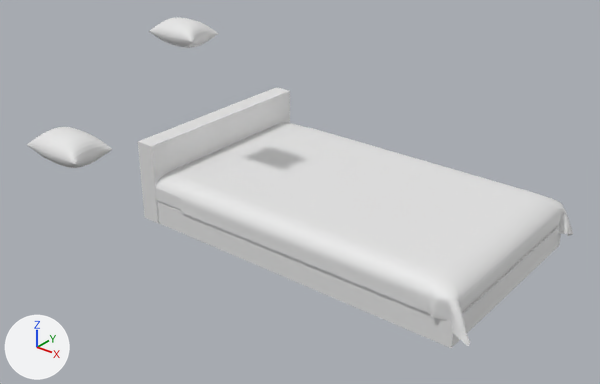
The Blender file game/bed and pillow.blend as it was, and as the next commit left it.
Both versions are drawn from a 50 mm camera at (13.59, -21.23, 13.58) aimed at (-0.84, -3.19, 2.39). The axes (+X, +Y, +Z) are drawn at lower left. The lights are the same throughout. The picture after the commit comes second.

The scene before the commit, as lines of its bpy script (objects in view):
```python
me_cube_004 = bpy.data.meshes.new('Cube.004')
me_cube_004.from_pydata(...)  # 16242 vertices, 16236 faces; spans x -1.04..1.01, y -1.01..1.01, z -3.62..5.52
me_plane_002 = bpy.data.meshes.new('Plane.002')
me_plane_002.from_pydata(...)  # 970 vertices, 968 faces; spans x -0.47..0.47, y -0.48..0.48, z -2.28..2.32
me_plane_003 = bpy.data.meshes.new('Plane.003')
me_plane_003.from_pydata(...)  # 10404 vertices, 10201 faces; spans x -0.49..0.48, y -0.44..0.46, z -1.63..-0.09
me_plane_003.polygons.foreach_set('use_smooth', [True] * 10201)
ob_cube = bpy.data.objects.new('Cube', me_cube_004)
ob_cube.location = (-1.27, 0.07, 0.66)
ob_cube.scale = (6.17, 3.74, 0.33)
ob_plane_001 = bpy.data.objects.new('Plane.001', me_plane_002)
ob_plane_001.location = (-6.27, -2.55, 6.35)
ob_plane_001.scale = (2.14, 1.36, 0.191)
ob_plane_002 = bpy.data.objects.new('Plane.002', me_plane_003)
ob_plane_002.location = (0.01, 0.03, 1.45)
ob_plane_002.scale = (11.6, 8.97, 1.0)
# also in view: 'Plane' at (-3.68, -9.29, 5.15)
```
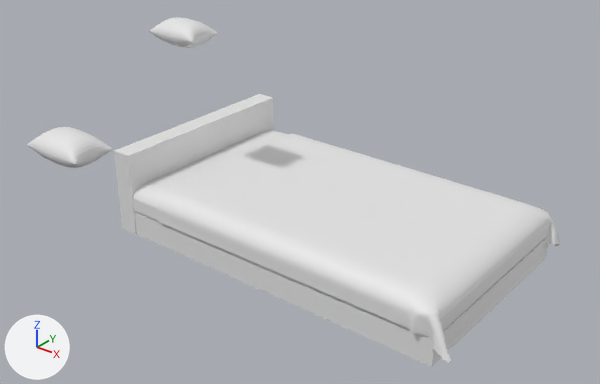
Commit message: updated bed

Pixel boxes [x1, y1, x2, y2] of what changed, in the pictures (600 x 384 px):
'Plane.002', moved
    before: [180, 128, 573, 346]
    after: [157, 134, 560, 363]
'Cube', reshaped, moved
    before: [138, 87, 561, 348]
    after: [133, 130, 549, 330]
'Cube.002', added
    after: [114, 94, 548, 367]
part 1 of me_cube_004, deleted
    before: [157, 202, 561, 348]

Diff of the bpy script that builds the scene:
```diff
--- a/game/bed and pillow.blend.py
+++ b/game/bed and pillow.blend.py
@@ me_cube_004 @@
 # used by ob_cube; location = (-1.27, 0.07, 0.66); scale = (6.17, 3.74, 0.33)
-me_cube_004.from_pydata(...)  # 16242 vertices, 16236 faces; spans x -1.04..1.01, y -1.01..1.01, z -3.62..5.52
+me_cube_004.from_pydata(...)  # 16226 vertices, 16224 faces; spans x -1.0..1.0, y -1.01..1.01, z -2.0..2.0
+# me_cube_004 part 1: the loose piece of 8 vertices spanning x -0.94..1.01, y -1.0..0.99, z -3.62..-1.01 is deleted
+# other edits to the shape of me_cube_004 do not show in these pictures
@@ me_cube_002 @@
+me_cube_002.from_pydata(...)  # a box spanning x -0.94..1.01, y -1.0..0.99, z -3.62..-1.01; a box spanning x -1.04..-0.92, y -1.01..1.0, z -3.57..5.52
@@ ob_cube @@
 ob_cube = bpy.data.objects.new('Cube', me_cube_004)
-ob_cube.location = (-1.27, 0.07, 0.66)
+ob_cube.location = (-1.21, -0.99, 0.66)
 ob_cube.scale = (6.17, 3.74, 0.33)
@@ ob_plane_002 @@
 ob_plane_002 = bpy.data.objects.new('Plane.002', me_plane_003)
-ob_plane_002.location = (0.01, 0.03, 1.45)
+ob_plane_002.location = (0.01, -1.04, 1.52)
 ob_plane_002.scale = (11.6, 8.97, 1.0)
@@ ob_cube_002 @@
+ob_cube_002 = bpy.data.objects.new('Cube.002', me_cube_002)
+ob_cube_002.location = (-1.27, -0.99, 0.66)
+ob_cube_002.scale = (6.17, 3.74, 0.33)
```
